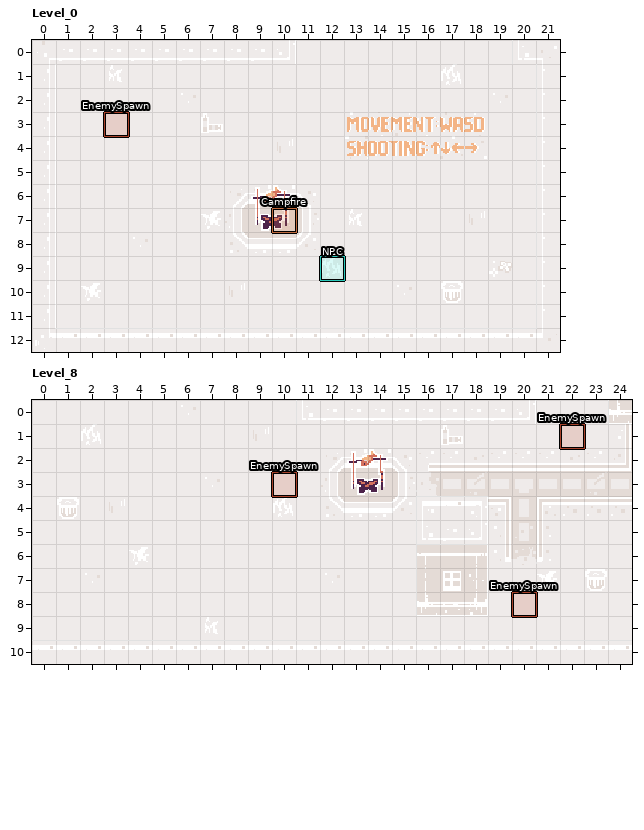
A LDtk project gets an edit: public/assets/map/map.ldtk. Above is the file before it was changed.
Cells are 16x16 px. Shown: Level_0 x 0..21, y 0..12; Level_8 x 0..24, y 0..10. The commit also changed other parts of the map, which this record leaves out.
Once edited:
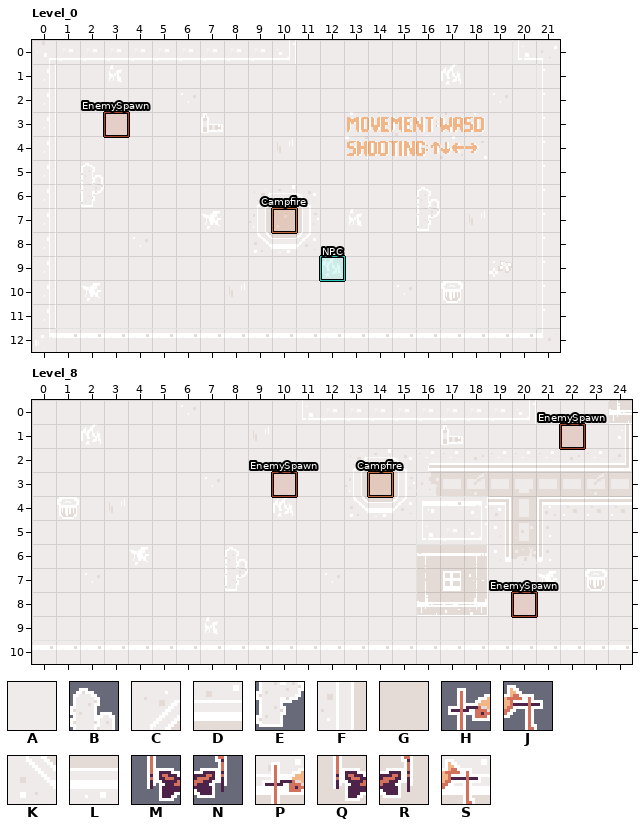
Key: from "Tileset": A 21, B 49, C 51, D 52, E 69, F 71, G 72, H 86, J 87, K 91, L 92, M 106, N 107, P 21 under 52 under 86, Q 21 under 72 under 106, R 21 under 72 under 107, S 25 under 52 under 87.
_ is an empty cell.
Objects are placed by their top-left corner, in cells (3,4 is the top-left corner of cell 3,4); size is 1x1 cell unless given.
Edits made:
{"where": "layer \"_01_Background\", Level_0"}
{"y":6,"x":8,"old":"CD","new":"AC"}
{"y":7,"x":8,"old":"FG","new":"AF"}
{"y":8,"x":8,"old":"KL","new":"AK"}
{"where": "layer \"_02_Middle\", Level_0"}
{"y":5,"x":2,"old":"_","new":"B"}
{"y":6,"x":2,"old":"_","new":"E"}
{"y":6,"x":9,"old":"HJ","new":"__"}
{"y":6,"x":16,"old":"_","new":"B"}
{"y":7,"x":9,"old":"MN","new":"__"}
{"y":7,"x":16,"old":"_","new":"E"}
{"where": "layer \"_01_Background\", Level_8"}
{"y":2,"x":12,"old":"CPS","new":"ACD"}
{"y":3,"x":12,"old":"FQR","new":"AFG"}
{"y":4,"x":12,"old":"KL","new":"AK"}
{"where": "layer \"_02_Middle\", Level_8"}
{"y":6,"x":8,"old":"_","new":"B"}
{"y":7,"x":8,"old":"_","new":"E"}
{"where": "layer \"Entities\", Level_8"}
{"now": "\"Campfire\" rectangle at 14,3"}
